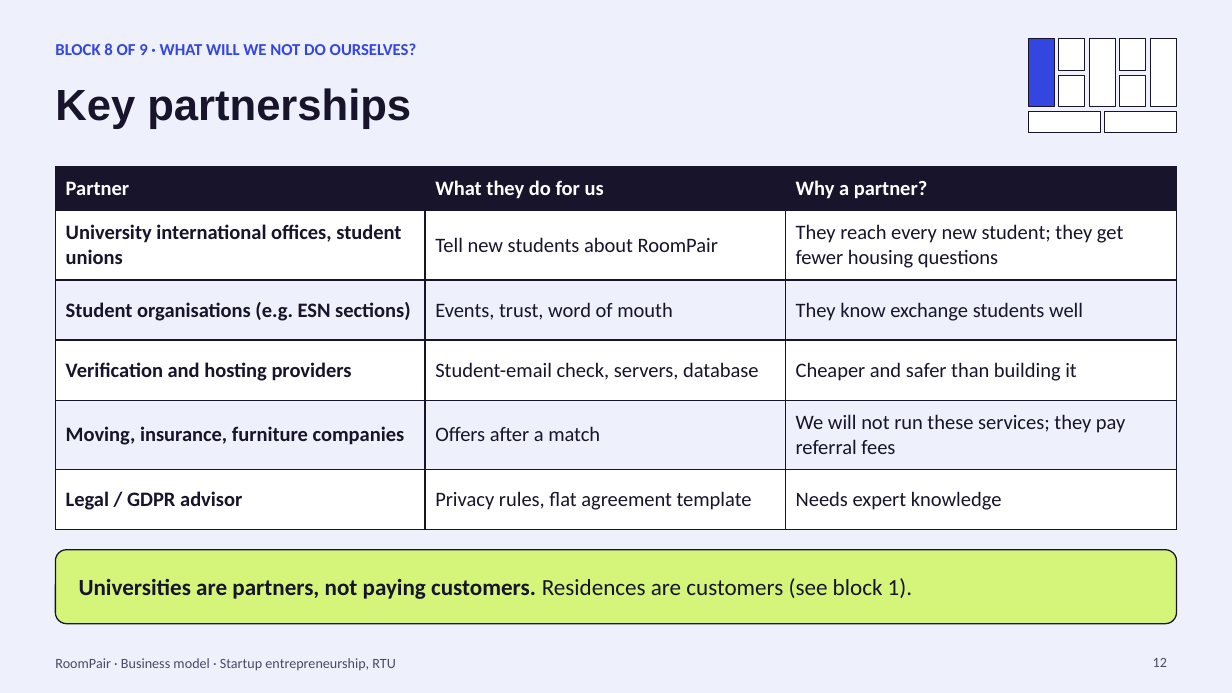
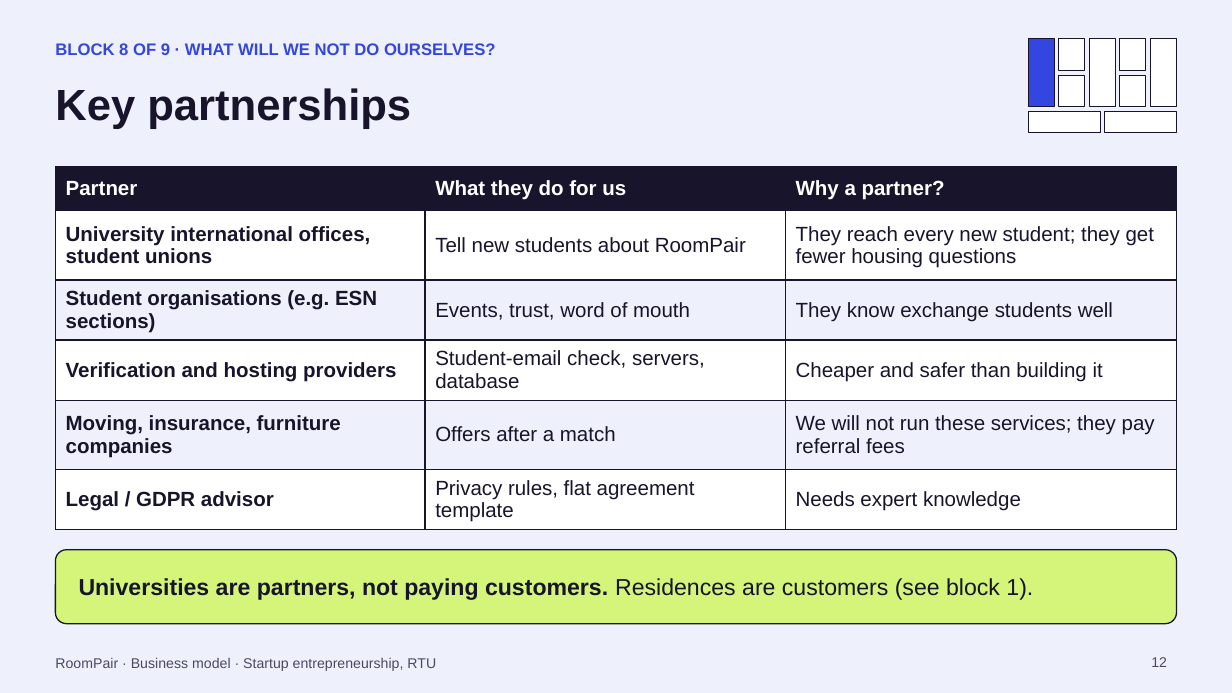
Before and after one commit to keremadl/RoomPair, a slide deck: slide 12 of docs/business-model/RoomPair-Business-Model.pptx. Drawn at 1232x693 pixels with LibreOffice and Linux fonts; fonts in the diff are those of the drawing. Boxes give left, top, right and bottom in pixels: in the first picture for what was removed or moved away, otherwise in the second. Text is boxed around its words. In the diff, an @@ line names an element or a change of style, - is before the commit and + after.

```diff
--- a/docs/business-model/RoomPair-Business-Model.pptx
+++ b/docs/business-model/RoomPair-Business-Model.pptx
@@ table at (55,166,1177,526) @@
@@ font Calibri to Arial @@
@@ font Calibri to Arial in 4 elements at (55,658,436,671), (55,43,496,55), (79,578,1033,600), (1151,657,1167,667) @@
```
Also in this commit, not shown: 17 other slides changed.
